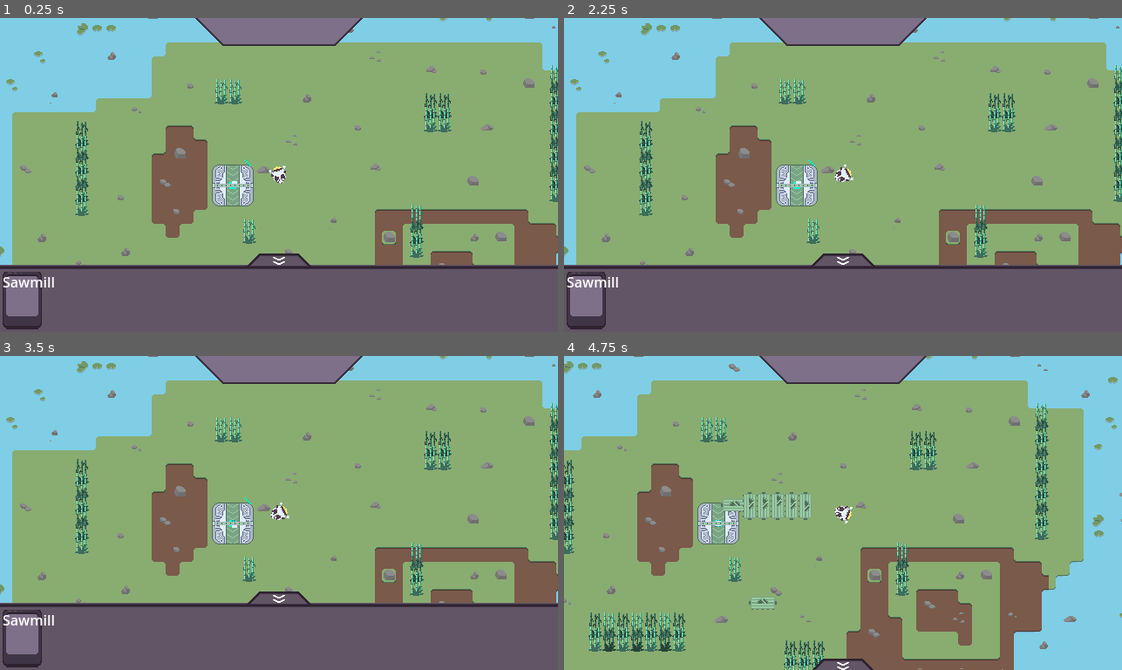
Above: before the commit, frames 1-4 (two rows, left to right).
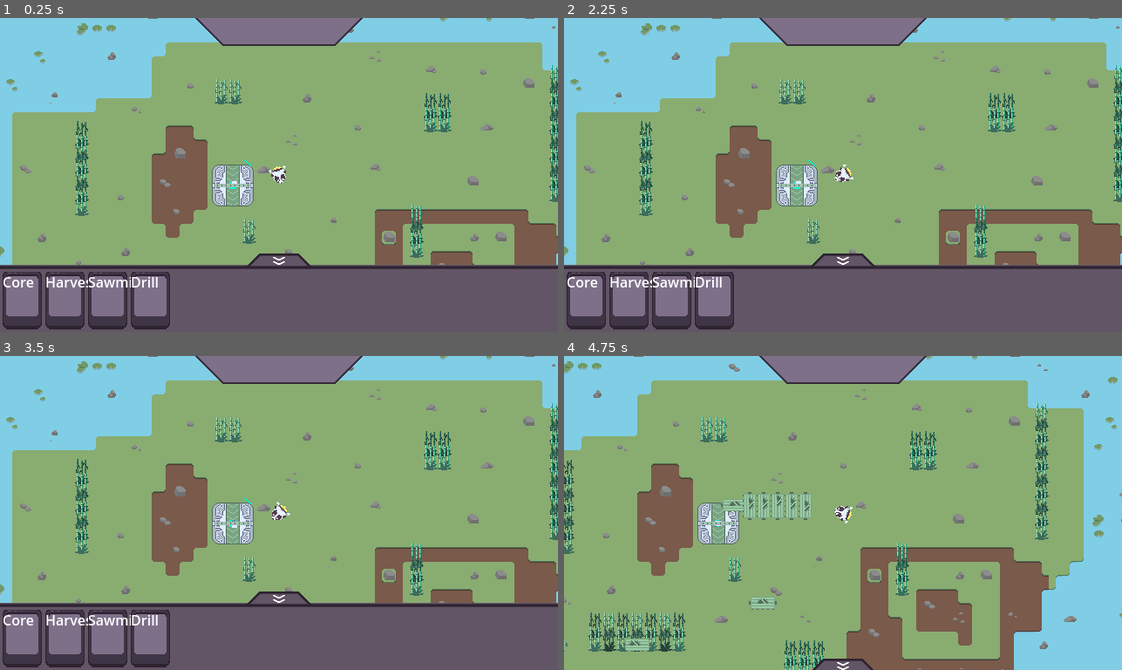
Above: after the commit, the same moments.

Repository: Hyper-Burner/GMTK-Game-Jam-2024
Game: Godot game, scene res://main.tscn
Two runs of this game, one before a commit and one after it. Both use one fixed random seed, a clock stepped at 60 frames per second and the inputs below.
Inputs (mouse positions are in pixels of both pictures, inside the frame that each line leads up to):
- Up to frame 1 (0.25 s): no input
- Up to frame 2 (2.25 s): click "Sawmill" at 0.5 s; click "Sawmill" (after the commit: "Core") at 1.25 s; click "Sawmill" (after the commit: "Harvester") at 2 s
- Up to frame 3 (3.5 s): click "Sawmill" (after the commit: "Drill") at 2.75 s
- Up to frame 4 (4.75 s): click (843, 597) at 3.5 s; move the mouse to (809, 500) at 4.27 s; press the mouse at (809, 500) at 4.28 s; hold D (right) from 4.28 s (still down)

The runs differ from the first frame. In frame 1, 4.0% of the frame differs, in the area x 0-31%, y 80-100%; in frame 2, 4.0%; in frame 3, 4.0%, in the area x 0-53%, y 46-100%; in frame 4, 0.2%.

Commit message:
Instantiate Hotbar Buttons

Diff:
--- a/Classes/machine.tscn
+++ b/Classes/machine.tscn
@@ -962,8 +962,7 @@
 
 [node name="Machine" type="AnimatedSprite2D"]
 sprite_frames = SubResource("SpriteFrames_ja544")
-animation = &"Boiler"
-frame_progress = 0.0952449
+animation = &"Drill"
 script = ExtResource("1_7k2yt")
 machine_type = "Sawmill"
 
--- a/GUI/hotbar.gd
+++ b/GUI/hotbar.gd
@@ -1,7 +1,14 @@
 extends Control
 
 var open = true
+var unlocks = JSON.parse_string(FileAccess.get_file_as_string("res://TextFile/unlocks.json"))
+var hotbar_button = preload("res://GUI/hotbar_button.tscn")
 
+func _ready() -> void:
+	for x in range(unlocks[Global.planet_level]):
+		var instance = hotbar_button.instantiate()
+		instance.set_machine_id(x)
+		$HBoxContainer.add_child(instance)
 
 func _on_texture_button_pressed() -> void:
 	var tween = get_tree().create_tween()
--- a/GUI/hud.tscn
+++ b/GUI/hud.tscn
@@ -1,8 +1,7 @@
-[gd_scene load_steps=7 format=3 uid="uid://pm13kkyu1qas"]
+[gd_scene load_steps=6 format=3 uid="uid://pm13kkyu1qas"]
 
 [ext_resource type="Script" path="res://GUI/hotbar.gd" id="1_ai6h6"]
 [ext_resource type="Texture2D" uid="uid://dmqglpwabdlvt" path="res://GUI/gui.png" id="2_3t7wn"]
-[ext_resource type="PackedScene" uid="uid://cr00iutejh0f" path="res://GUI/hotbar_button.tscn" id="3_cek8f"]
 
 [sub_resource type="AtlasTexture" id="AtlasTexture_cxt7b"]
 atlas = ExtResource("2_3t7wn")
@@ -46,13 +45,12 @@
 offset_bottom = 105.0
 texture_normal = SubResource("AtlasTexture_b35lu")
 
-[node name="HotbarButton" parent="Hotbar" instance=ExtResource("3_cek8f")]
+[node name="HBoxContainer" type="HBoxContainer" parent="Hotbar"]
 layout_mode = 0
 offset_left = -317.0
 offset_top = 111.0
-offset_right = -272.0
+offset_right = 317.0
 offset_bottom = 177.0
-id = 2
 
 [node name="Objective" type="Control" parent="."]
 anchors_preset = 0
--- a/TextFile/unlocks.json
+++ b/TextFile/unlocks.json
@@ -1,34 +1 @@
-[
-	[
-		"Harvester",
-		"Sawmill",
-		"Drill",
-		"Conveyor_Belt"
-	],
-	[
-		"Harvester",
-		"Sawmill",
-		"Drill",
-		"Conveyor_Belt",
-		"Hydraulic_Press",
-		"Smelter",
-		"Boiler",
-		"Forge"
-	],
-	[
-		"Harvester",
-		"Sawmill",
-		"Drill",
-		"Conveyor_Belt",
-		"Hydraulic_Press",
-		"Smelter",
-		"Boiler",
-		"Forge",
-		"Spoke_Machine",
-		"Rolling_Machine",
-		"Electronics_Fabricator",
-		"Wiremill",
-		"Thruster_Assembler",
-		"Fuel_Refinery"
-	]
-]
+[4, 8, 14]
